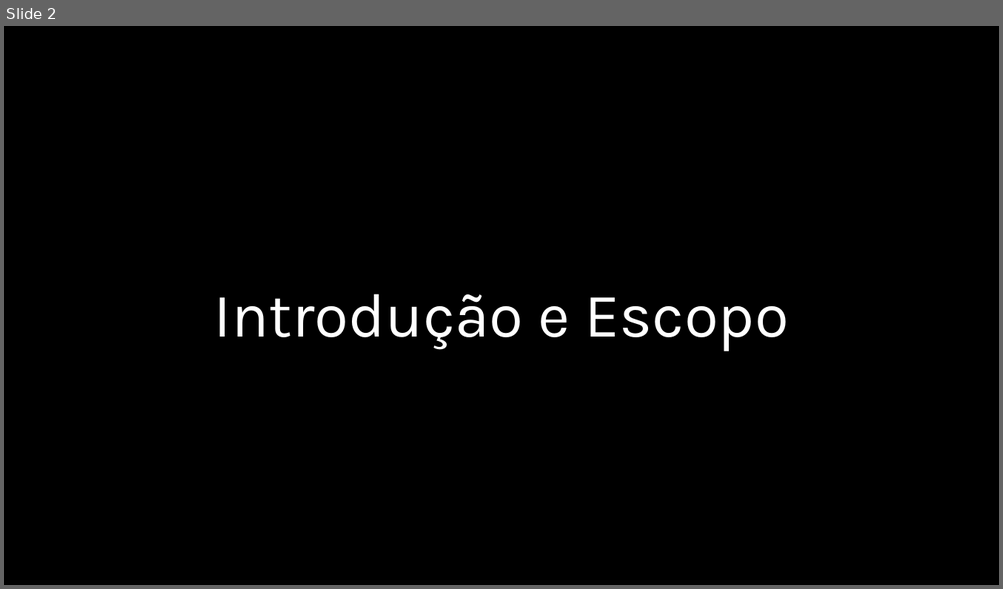
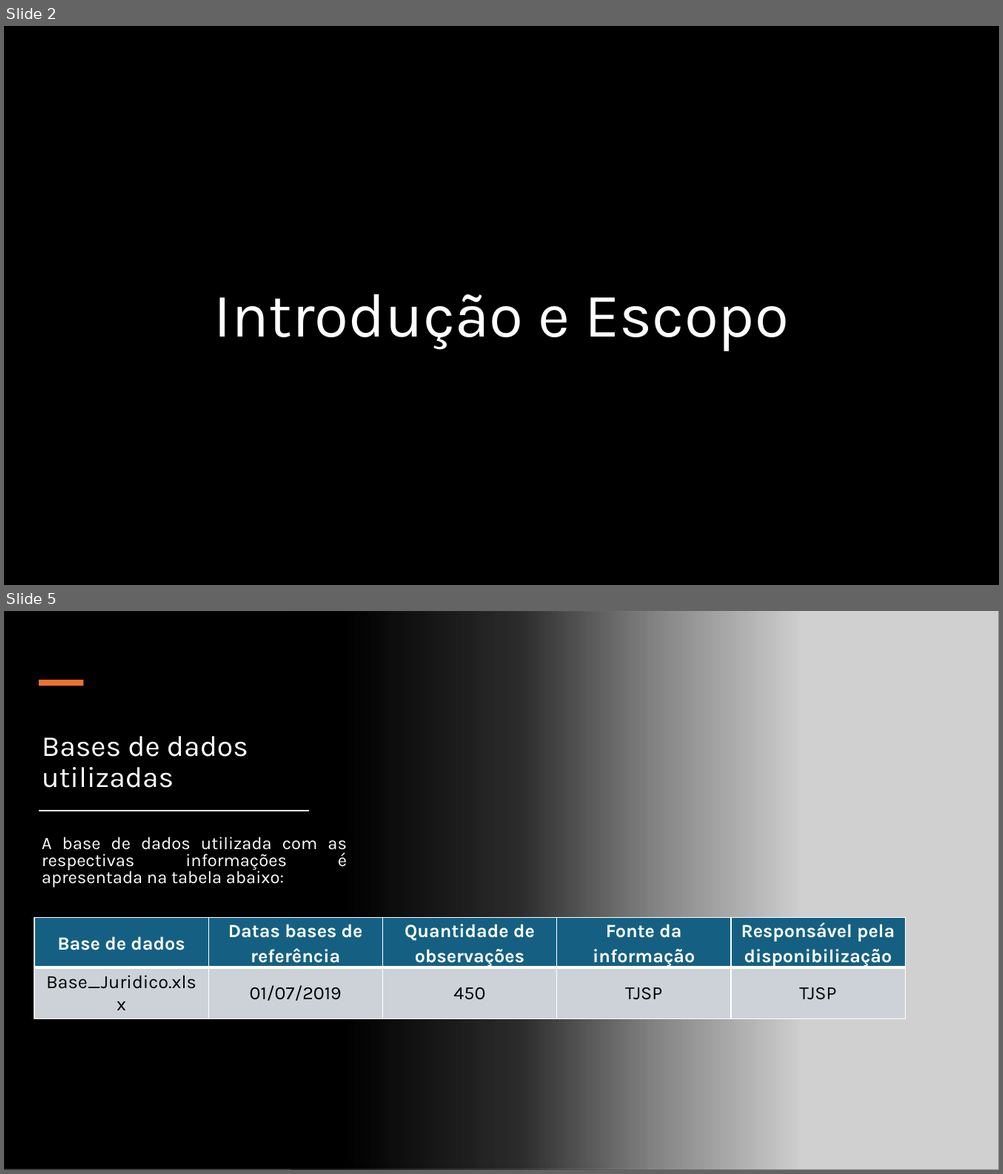
Before and after one commit to DeyvedAntonio/legal_analytics, a slide deck: 05_Documentacao/01_Power_point/Otimização de Custos de Ações Judiciais.pptx. Shown one above the other, each under a label of ours: slide 2 before the commit, slides 2 and 5 after it; the slides between them are not shown. The pictures are 1003x589 and 1003x1174 pixels, drawn with LibreOffice and Linux fonts; fonts in the diff are those of the drawing; grey boxes stand for pictures; background and template pictures are left out. Boxes give left, top, right and bottom in pixels: in the first picture for what was removed or moved away, otherwise in the second. Text is boxed around its words. In the diff, an @@ line names an element or a change of style, - is before the commit and + after.

```diff
--- a/05_Documentacao/01_Power_point/Otimização de Custos de Ações Judiciais.pptx
+++ b/05_Documentacao/01_Power_point/Otimização de Custos de Ações Judiciais.pptx
@@ slide 5 added at [4, 611, 999, 1170], background #FFFFFF @@
@@ rectangle added at [4, 611, 800, 1170], fill gradient #000000 @@
@@ picture added at [291, 611, 999, 1170] @@
@@ rectangle added at [38, 680, 83, 686], fill #E97132 @@
@@ title added at [42, 736, 248, 788], 28 pt, text #FFFFFF @@
+Bases de dados utilizadas
@@ rectangle added at [39, 810, 308, 811], fill #000000, outline #FFFFFF 0.25 pt @@
@@ text added at [42, 837, 347, 888], 17 pt, text #FFFFFF @@
+A base de dados utilizada com as respectivas informações é apresentada na tabela abaixo:
@@ table added at [34, 917, 904, 1004], 2 rows, 5 columns @@
+Base de dados | Datas bases de referência | Quantidade de observações | Fonte da informação | Responsável pela disponibilização
+Base_Juridico.xlsx | 01/07/2019 | 450 | TJSP | TJSP
```
Also in this commit, not shown: 6 slides changed, 5 other slides added, 1 slide removed, 1 other file.
